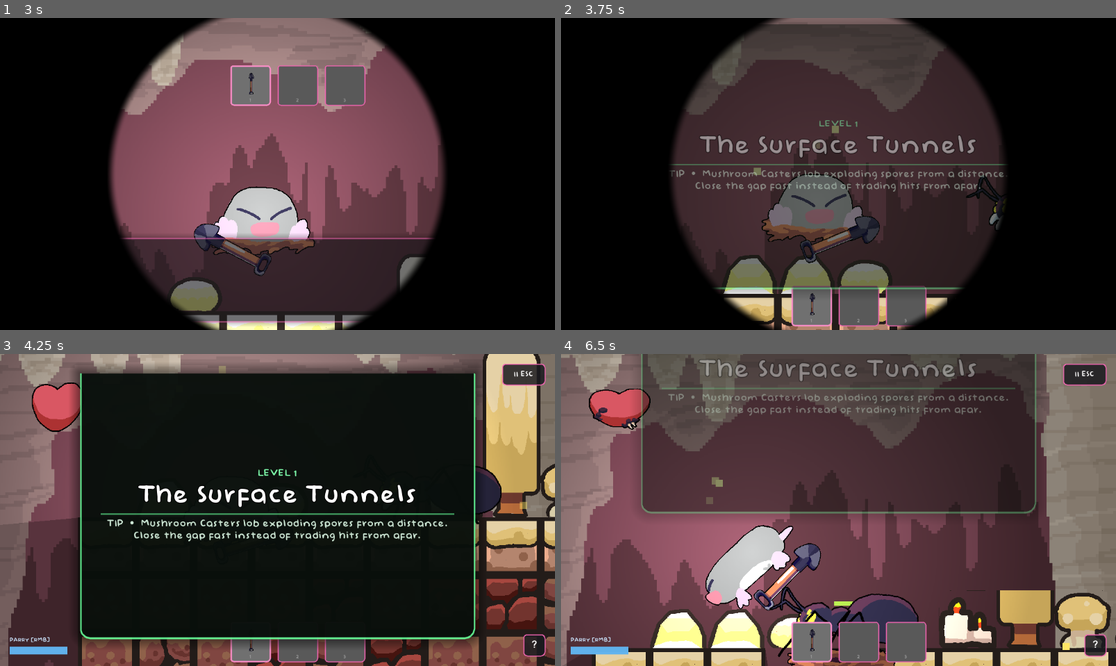
Above: before the commit, frames 1-4 (two rows, left to right).
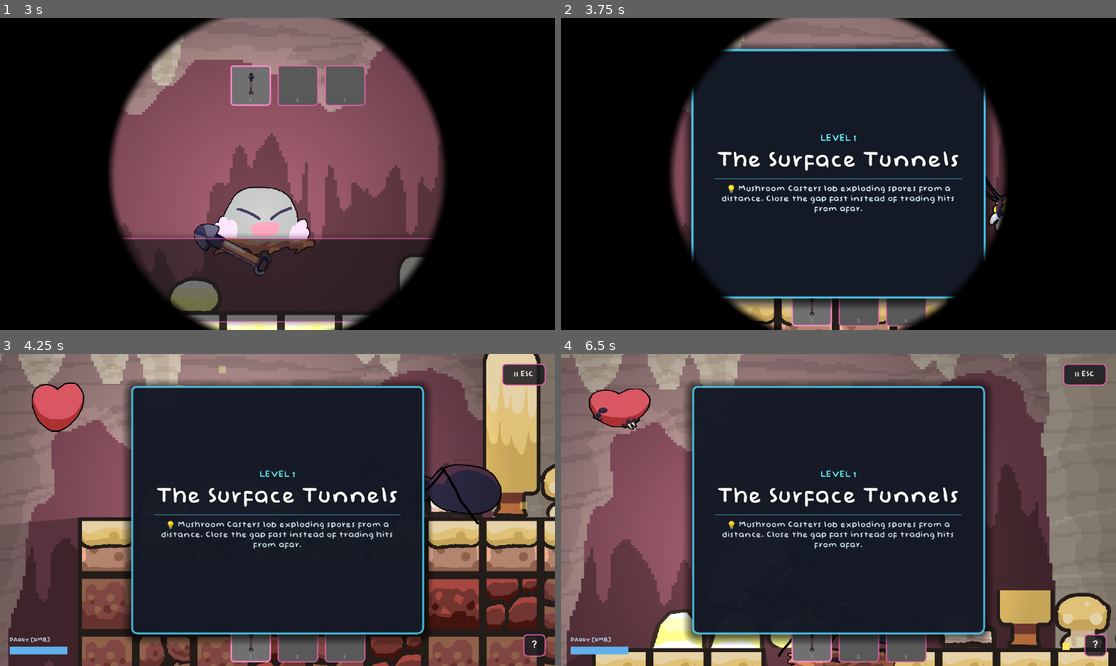
Above: after the commit, the same moments.

Repository: Geofoods/Holy-Moly
Game: Godot game, scene res://scenes/intro.tscn
Two runs of this game, one before a commit and one after it. Both use one fixed random seed, a clock stepped at 60 frames per second and the inputs below. The engine's default icon, where the game draws it, is replaced by a stand-in: a white triangle on a blue panel in a dark square.
Inputs (mouse positions are in pixels of both pictures, inside the frame that each line leads up to):
- Up to frame 1 (3 s): tap Enter (ui_accept) at 0.5, 0.77, 1.52 s; move the mouse to (399, 158) at 0.52 s; hold Right (ui_right) 0.53-1.28 s; tap E at 0.6 s; click (399, 158) at 0.67 s; move the mouse to (166, 189) at 1.27 s; hold Left (ui_left) 1.28-2 s; tap Shift at 1.35 s; click "TUTORIAL" at 2 s; click "PLAY" at 2.75 s
- Up to frame 2 (3.75 s): click "NEXT ▸" at 3.5 s
- Up to frame 3 (4.25 s): no input
- Up to frame 4 (6.5 s): move the mouse to (894, 441) at 4.27 s; hold Right (ui_right) 4.28-5.03 s; tap E at 4.35 s; move the mouse to (810, 572) at 5.02 s; hold W 5.03-5.78 s; tap Shift (dig_dash) at 5.1 s; click (810, 572) at 5.17 s; tap Enter (ui_accept) at 5.27, 6.02 s; move the mouse to (1005, 556) at 5.77 s; hold Left (ui_left) from 5.78 s (still down); click (1005, 556) at 5.85 s

Frame 1 is identical in both runs. In frame 2, 43% of the frame differs, in the area x 19-81%, y 1-94%; in frame 3, 50%; in frame 4, 57%, in the area x 13-86%, y 0-94%.

Commit message:
UI change

Diff:
--- a/scenes/level_intro_banner.tscn
+++ b/scenes/level_intro_banner.tscn
@@ -3,17 +3,24 @@
 [ext_resource type="Script" path="res://scripts/level_intro_banner.gd" id="1_banner"]
 [ext_resource type="FontFile" uid="uid://bnyew5lradf4a" path="res://Baby Doll.otf" id="2_font"]
 
-[sub_resource type="StyleBoxFlat" id="StyleBoxFlat_banner"]
-bg_color = Color(0.035, 0.06, 0.045, 0.95)
-border_width_left = 3
-border_width_top = 0
-border_width_right = 3
+[sub_resource type="StyleBoxFlat" id="StyleBoxFlat_crisp"]
+bg_color = Color(0.08, 0.1, 0.15, 0.95)
+border_width_left = 4
+border_width_top = 4
+border_width_right = 4
 border_width_bottom = 4
-border_color = Color(0.4, 1.0, 0.6, 0.9)
-corner_radius_bottom_left = 20
-corner_radius_bottom_right = 20
-shadow_size = 24
-shadow_color = Color(0, 0, 0, 0.45)
+border_color = Color(0.3, 0.8, 0.95, 0.9)
+corner_radius_top_left = 12
+corner_radius_top_right = 12
+corner_radius_bottom_left = 12
+corner_radius_bottom_right = 12
+shadow_size = 20
+shadow_offset = Vector2(0, 4)
+shadow_color = Color(0, 0, 0, 0.6)
+expand_margin_top = 4
+expand_margin_bottom = 4
+expand_margin_left = 4
+expand_margin_right = 4
 
 [node name="LevelIntroBanner" type="CanvasLayer"]
 layer = 15
@@ -21,54 +28,58 @@
 
 [node name="Panel" type="PanelContainer" parent="."]
 mouse_filter = 2
-theme_override_styles/panel = SubResource("StyleBoxFlat_banner")
+theme_override_styles/panel = SubResource("StyleBoxFlat_crisp")
 
-[node name="Margin" type="MarginContainer" parent="Panel"]
+[node name="MarginContainer" type="MarginContainer" parent="Panel"]
 layout_mode = 2
 mouse_filter = 2
 theme_override_constants/margin_left = 40
-theme_override_constants/margin_top = 22
+theme_override_constants/margin_top = 30
 theme_override_constants/margin_right = 40
-theme_override_constants/margin_bottom = 24
+theme_override_constants/margin_bottom = 30
 
-[node name="VBox" type="VBoxContainer" parent="Panel/Margin"]
+[node name="VBoxContainer" type="VBoxContainer" parent="Panel/MarginContainer"]
 layout_mode = 2
 mouse_filter = 2
-theme_override_constants/separation = 8
+theme_override_constants/separation = 12
 alignment = 1
 
-[node name="LevelNumLabel" type="Label" parent="Panel/Margin/VBox"]
+[node name="LevelNumLabel" type="Label" parent="Panel/MarginContainer/VBoxContainer"]
 layout_mode = 2
 mouse_filter = 2
-theme_override_colors/font_color = Color(0.5, 1.0, 0.68, 1)
+theme_override_colors/font_color = Color(0.4, 0.95, 1.0, 1.0)
 theme_override_fonts/font = ExtResource("2_font")
-theme_override_font_sizes/font_size = 24
+theme_override_font_sizes/font_size = 22
+theme_override_constants/outline_size = 2
+theme_override_colors/font_outline_color = Color(0.0, 0.0, 0.0, 0.8)
 horizontal_alignment = 1
 text = "LEVEL 1"
 
-[node name="TitleLabel" type="Label" parent="Panel/Margin/VBox"]
+[node name="TitleLabel" type="Label" parent="Panel/MarginContainer/VBoxContainer"]
 layout_mode = 2
 mouse_filter = 2
-theme_override_colors/font_color = Color(1, 1, 1, 1)
-theme_override_colors/font_outline_color = Color(0, 0, 0, 1)
-theme_override_constants/outline_size = 6
+theme_override_colors/font_color = Color(1.0, 1.0, 1.0, 1.0)
+theme_override_colors/font_outline_color = Color(0.0, 0.0, 0.0, 0.9)
+theme_override_constants/outline_size = 4
 theme_override_fonts/font = ExtResource("2_font")
-theme_override_font_sizes/font_size = 60
+theme_override_font_sizes/font_size = 52
 horizontal_alignment = 1
 text = "Level Name"
 
-[node name="Divider" type="ColorRect" parent="Panel/Margin/VBox"]
-custom_minimum_size = Vector2(0, 3)
+[node name="Divider" type="ColorRect" parent="Panel/MarginContainer/VBoxContainer"]
+custom_minimum_size = Vector2(0, 2)
 layout_mode = 2
 mouse_filter = 2
-color = Color(0.4, 1.0, 0.6, 0.6)
+color = Color(0.3, 0.8, 0.95, 0.5)
 
-[node name="TipLabel" type="Label" parent="Panel/Margin/VBox"]
+[node name="TipLabel" type="Label" parent="Panel/MarginContainer/VBoxContainer"]
 layout_mode = 2
 mouse_filter = 2
-theme_override_colors/font_color = Color(0.8, 0.9, 0.83, 1)
+theme_override_colors/font_color = Color(0.85, 0.95, 1.0, 0.95)
+theme_override_colors/font_outline_color = Color(0.0, 0.0, 0.0, 0.7)
+theme_override_constants/outline_size = 2
 theme_override_fonts/font = ExtResource("2_font")
-theme_override_font_sizes/font_size = 24
+theme_override_font_sizes/font_size = 20
 horizontal_alignment = 1
 autowrap_mode = 3
 text = "TIP  •  Placeholder"
--- a/scripts/level_intro_banner.gd
+++ b/scripts/level_intro_banner.gd
@@ -1,23 +1,24 @@
 extends CanvasLayer
 
-const HOLD_DURATION := 3.0
-const SLIDE_IN_TIME := 0.4
-const SLIDE_OUT_TIME := 0.3
+const SHOW_DURATION := 4.5
+const POP_IN_TIME := 0.35
+const FADE_OUT_TIME := 0.4
 
-@onready var panel: Control = $Panel
-@onready var level_num_label: Label = $Panel/Margin/VBox/LevelNumLabel
-@onready var title_label: Label = $Panel/Margin/VBox/TitleLabel
-@onready var divider: ColorRect = $Panel/Margin/VBox/Divider
-@onready var tip_label: Label = $Panel/Margin/VBox/TipLabel
+@onready var panel: PanelContainer = $Panel
+@onready var level_num_label: Label = $Panel/MarginContainer/VBoxContainer/LevelNumLabel
+@onready var title_label: Label = $Panel/MarginContainer/VBoxContainer/TitleLabel
+@onready var tip_label: Label = $Panel/MarginContainer/VBoxContainer/TipLabel
 
 func _ready() -> void:
 	process_mode = Node.PROCESS_MODE_ALWAYS
 	var vp_size: Vector2 = get_viewport().get_visible_rect().size
-	panel.size = Vector2(minf(820.0, vp_size.x - 60.0), 190.0)
-	panel.position = Vector2((vp_size.x - panel.size.x) / 2.0, -panel.size.y - 20.0)
+
+	# Center the panel
+	panel.size = Vector2(600.0, 220.0)
+	panel.position = (vp_size - panel.size) / 2.0
 	panel.modulate.a = 0.0
-	panel.pivot_offset = Vector2(panel.size.x / 2.0, 0.0)
-	panel.scale = Vector2(0.94, 0.94)
+	panel.scale = Vector2(0.7, 0.7)
+	panel.pivot_offset = panel.size / 2.0
 
 	var scene_path := get_tree().current_scene.scene_file_path
 	var info: Dictionary = LevelData.get_info(scene_path)
@@ -27,19 +28,18 @@
 
 	level_num_label.text = "LEVEL %d" % info["number"]
 	title_label.text = info["name"]
-	tip_label.text = "TIP  •  " + info["tip"]
+	tip_label.text = "💡 " + info["tip"]
 
 	_play()
 
 func _play() -> void:
-	var shown_y := 40.0
-	var hidden_y := panel.position.y
-
 	var tween := create_tween()
-	tween.tween_property(panel, "position:y", shown_y, SLIDE_IN_TIME).set_trans(Tween.TRANS_BACK).set_ease(Tween.EASE_OUT)
-	tween.parallel().tween_property(panel, "modulate:a", 1.0, SLIDE_IN_TIME * 0.7)
-	tween.parallel().tween_property(panel, "scale", Vector2(1.0, 1.0), SLIDE_IN_TIME).set_trans(Tween.TRANS_BACK).set_ease(Tween.EASE_OUT)
-	tween.tween_interval(HOLD_DURATION - SLIDE_IN_TIME - SLIDE_OUT_TIME)
-	tween.tween_property(panel, "position:y", hidden_y, SLIDE_OUT_TIME).set_trans(Tween.TRANS_SINE).set_ease(Tween.EASE_IN)
-	tween.parallel().tween_property(panel, "modulate:a", 0.0, SLIDE_OUT_TIME)
+	tween.set_trans(Tween.TRANS_BACK)
+	tween.set_ease(Tween.EASE_OUT)
+	tween.tween_property(panel, "scale", Vector2(1.0, 1.0), POP_IN_TIME)
+	tween.parallel().tween_property(panel, "modulate:a", 1.0, POP_IN_TIME * 0.8)
+	tween.tween_interval(SHOW_DURATION - POP_IN_TIME - FADE_OUT_TIME)
+	tween.set_trans(Tween.TRANS_SINE)
+	tween.set_ease(Tween.EASE_IN)
+	tween.tween_property(panel, "modulate:a", 0.0, FADE_OUT_TIME)
 	tween.tween_callback(queue_free)
--- a/scripts/tutorial_manager.gd
+++ b/scripts/tutorial_manager.gd
@@ -60,7 +60,7 @@
 			"kind": "click",
 		},
 		{
-			"text": "A Beetle! It charges fast but can't turn mid-rush. Sidestep and punish while it recovers.",
+			"text": "A Beetle! It charges fast but can't turn mid-rush. Sidestep the rush, then punish while they recover.",
 			"kind": "trigger",
 			"node": "BeetleTrigger",
 			"checkpoint": Vector2(6050, -116),
@@ -72,18 +72,30 @@
 			"checkpoint": Vector2(7300, -116),
 		},
 		{
-			"text": "You got a Bomb! Press its slot number (shown in the hotbar), then Left-click toward the wall to blow it open.",
+			"text": "You got a Bomb! Press its slot number (shown in the hotbar), then Left-click toward the wall to blow it open. Bombs deal massive damage to enemies and tiles!",
 			"kind": "trigger",
 			"node": "BombWallTrigger",
 			"checkpoint": Vector2(8350, -116),
 			"on_start": func(): Inventory.add_item(preload("res://resources/bomb.tres")),
 		},
 		{
-			"text": "You got a Drill! It tunnels through rock and enemies. Select it, then Left-click toward the wall ahead.",
+			"text": "You got a Drill! It tunnels through rock and damages enemies. Select it, then Left-click toward the wall ahead. It lasts a few seconds.",
 			"kind": "trigger",
 			"node": "DrillWallTrigger",
 			"checkpoint": Vector2(9200, -116),
 			"on_start": func(): Inventory.add_item(preload("res://resources/drill.tres")),
+		},
+		{
+			"text": "COMBAT TIPS: Keep moving to dodge attacks. Use your Shovel for close-range hits. Parry (right-click) to send projectiles back at enemies!",
+			"kind": "click",
+		},
+		{
+			"text": "SURVIVAL TIPS: Stay alert for enemies around corners. Use the terrain to your advantage. A perfect combo lets you move faster!",
+			"kind": "click",
+		},
+		{
+			"text": "ITEMS & HOTBAR: Pick up Bombs and Drills to unlock new ways to fight and break through walls. Press 1, 2, or 3 to select items.",
+			"kind": "click",
 		},
 	]
 
@@ -149,7 +161,8 @@
 	_clear_pending_signal()
 	if dialogue.next_pressed.is_connected(_advance):
 		dialogue.next_pressed.disconnect(_advance)
-	dialogue.show_text("Great job! You now know the basics. You're ready to begin your adventure. Good luck!", 0, 0, true)
+	var ending_text = "Perfect! You've mastered the basics:\n• MOVE (A/D or ◄►) and JUMP (W/SPACE)\n• ATTACK (Left-click) and PARRY (Right-click)\n• BOMB for massive damage and destruction\n• DRILL to tunnel and pierce enemies\n\nRemember: Stay mobile, parry projectiles, and use items strategically. Your combo multiplier speeds you up! Ready for the real adventure?"
+	dialogue.show_text(ending_text, 0, 0, true)
 	dialogue.next_button.text = "PLAY NOW ▸"
 	dialogue.next_pressed.connect(_on_play_now_pressed, CONNECT_ONE_SHOT)
 
